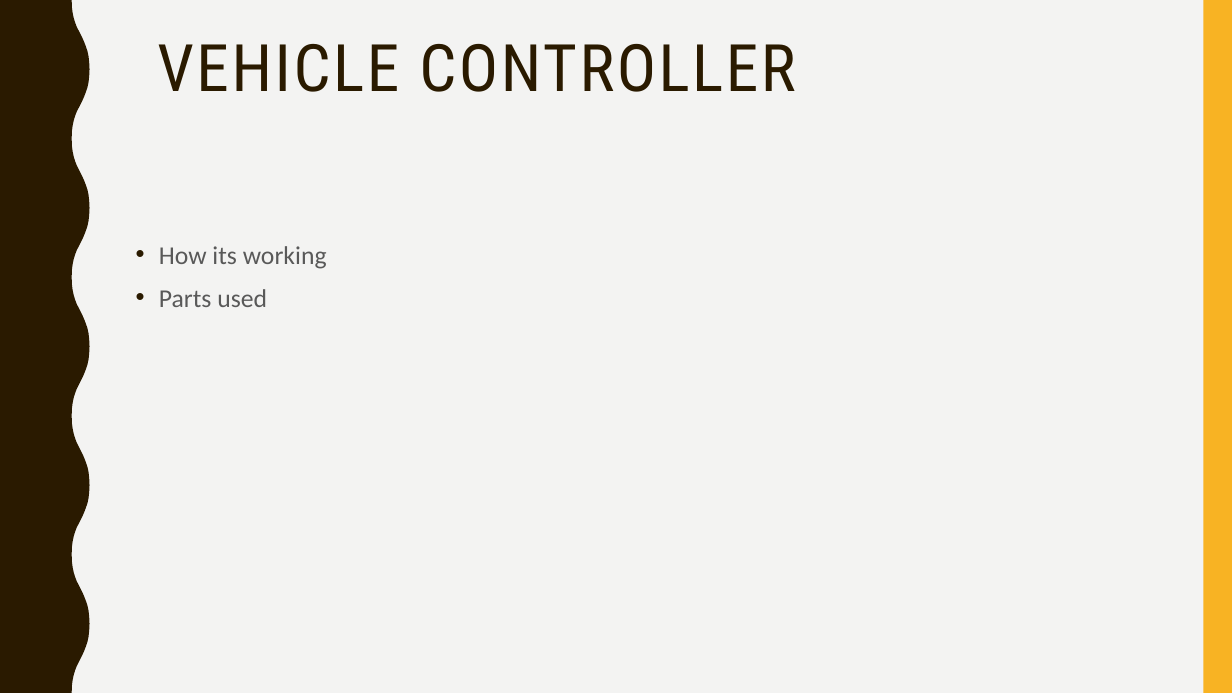
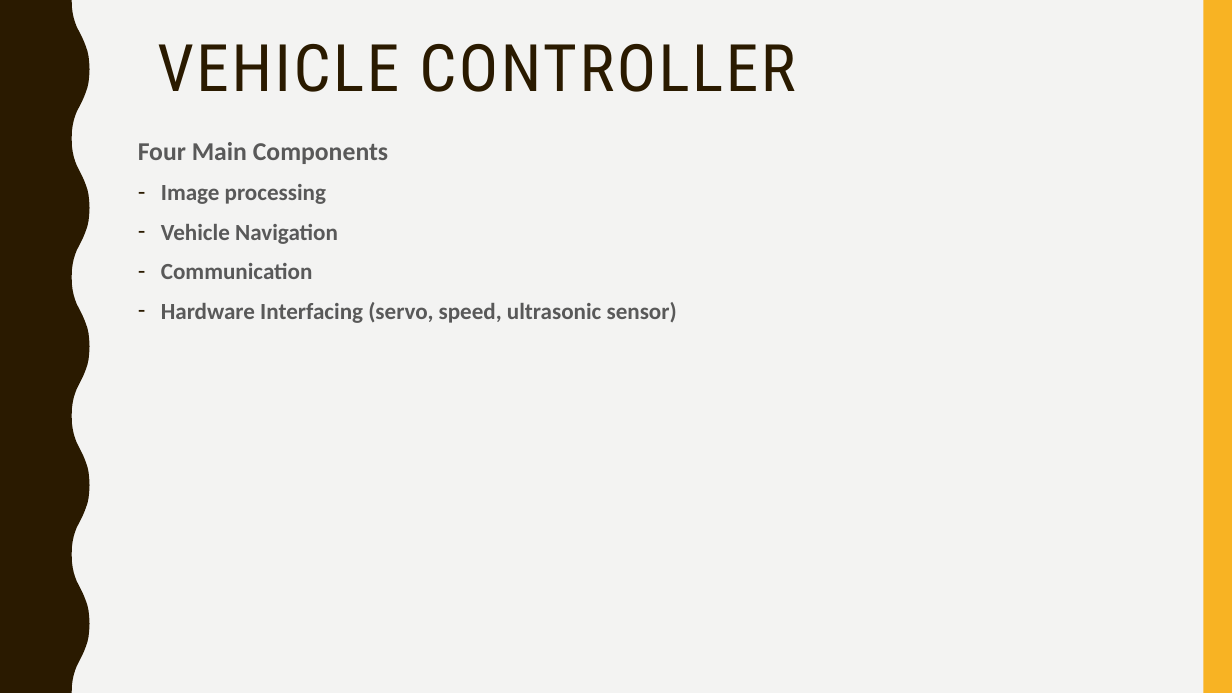
Before and after one commit to jean-lucas/vic, a slide deck: slide 6 of Presentation/Vehicle Intersection Control Presentation.pptx. Drawn at 1232x693 pixels with LibreOffice and Linux fonts; fonts in the diff are those of the drawing. Boxes give left, top, right and bottom in pixels: in the first picture for what was removed or moved away, otherwise in the second. Text is boxed around its words. In the diff, an @@ line names an element or a change of style, - is before the commit and + after.

```diff
--- a/Presentation/Vehicle Intersection Control Presentation.pptx
+++ b/Presentation/Vehicle Intersection Control Presentation.pptx
@@ text at [138, 142, 677, 323]: text changed; size 20 to 18 pt; bold on @@
-• How its working
-• Parts used
+Four Main Components
+– Image processing
+– Vehicle Navigation
+– Communication
+– Hardware Interfacing (servo, speed, ultrasonic sensor)
```
Also in this commit, not shown: 7 other files.
